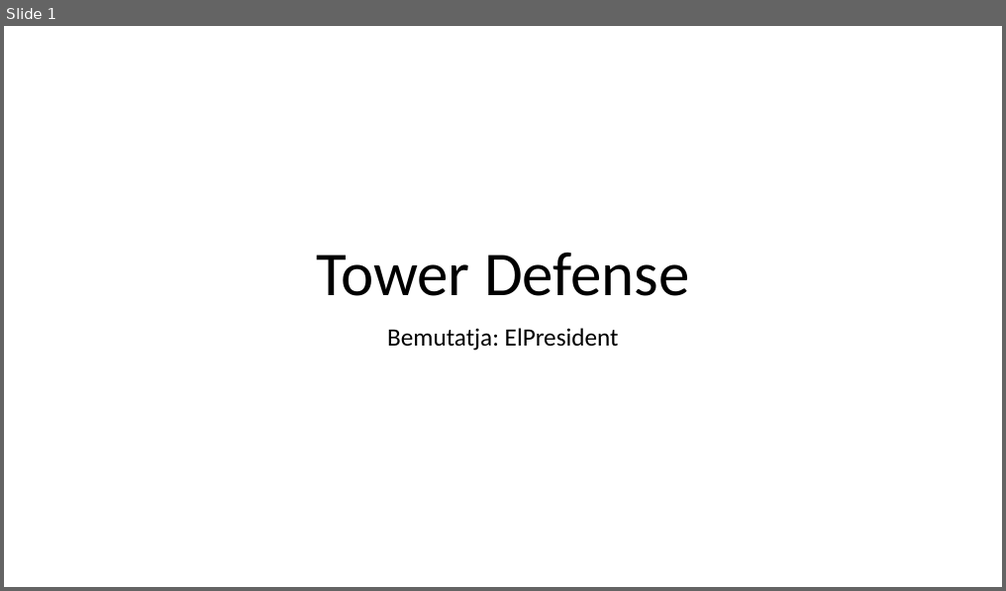
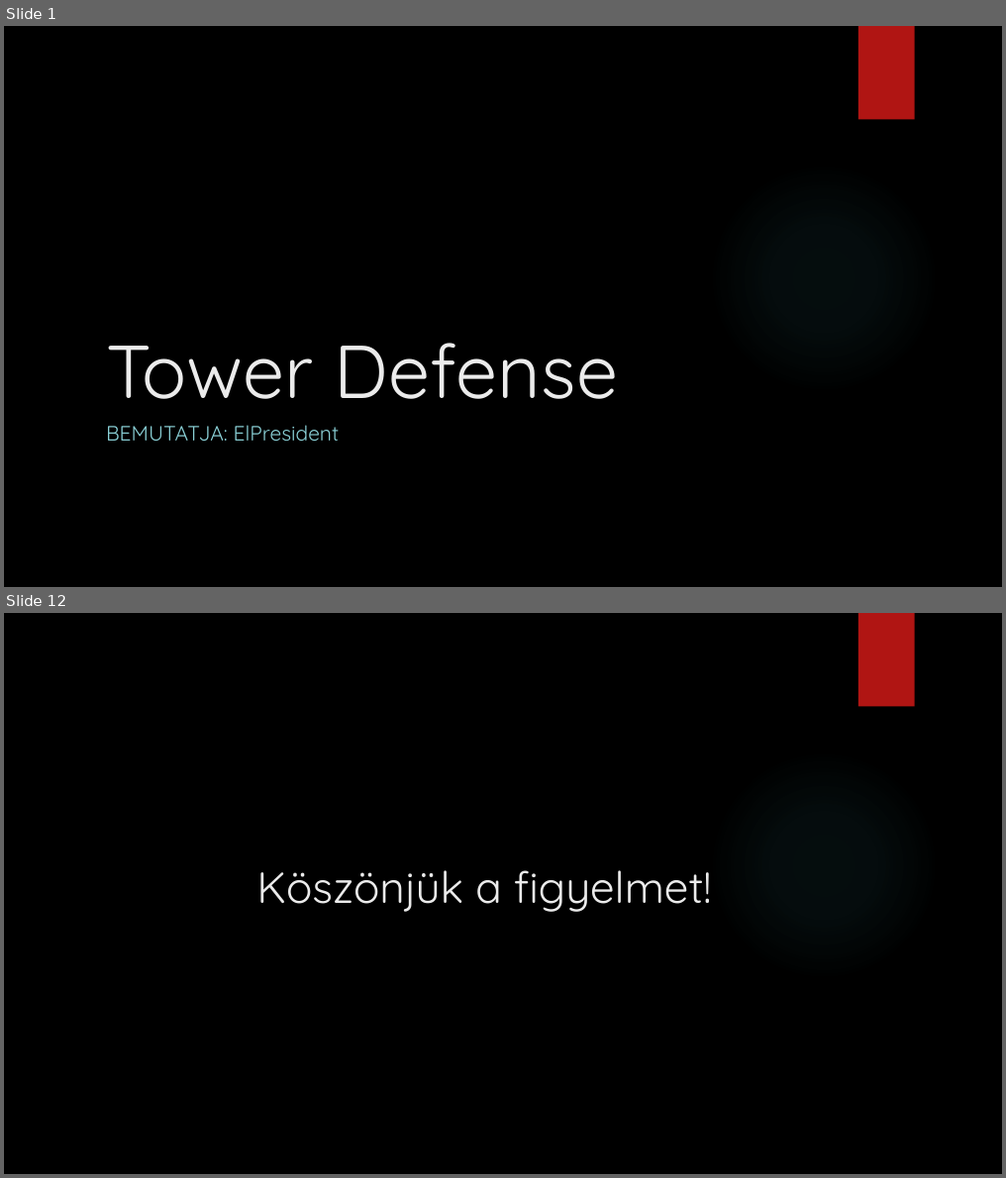
Before and after one commit to AdamBen01/ElPresident, a slide deck: Tower_Defense.pptx. Shown one above the other, each under a label of ours: slide 1 before the commit, slides 1 and 12 after it; the slides between them are not shown. The pictures are 1006x591 and 1006x1178 pixels, drawn with LibreOffice and Linux fonts; fonts in the diff are those of the drawing; background and template pictures are left out. Boxes give left, top, right and bottom in pixels: in the first picture for what was removed or moved away, otherwise in the second. Text is boxed around its words. In the diff, an @@ line names an element or a change of style, - is before the commit and + after.

```diff
--- a/Tower_Defense.pptx
+++ b/Tower_Defense.pptx
@@ slide 12 added at <box>4,613,1002,1174</box>, background picture (left out); not listed: 2 template elements that a slide beside it also shows @@
@@ title added at <box>256,870,712,912</box>, 42 pt, text #EBEBEB @@
+Köszönjük a figyelmet!
@@ slide 1 changed as well @@
@@ background #FFFFFF to picture (left out) @@
@@ rectangle added at <box>858,26,915,120</box>, fill #B01513 @@
@@ title "Tower Defense": place and size @@
-title "Tower Defense" at <box>316,253,690,296</box>
+title "Tower Defense" at <box>106,343,618,399</box>
@@ title "Tower Defense" at <box>106,343,618,399</box>: size 60 to 72 pt, font Calibri to Quicksand, text colour #000000 to #EBEBEB; alignment centre to left; line spacing 0.9 to 1 @@
@@ ellipse added at <box>709,163,939,393</box>, fill gradient #50B9C1 @@
@@ subtitle at <box>106,425,340,441</box>: text changed; size 24 to 20 pt; font Calibri to Quicksand; text colour #000000 to #8AD0D6 @@
-Bemutatja: ElPresident
+BEMUTATJA: ElPresident
```
Also in this commit, not shown: 2 other slides changed, 8 other slides added, 1 slide removed.
